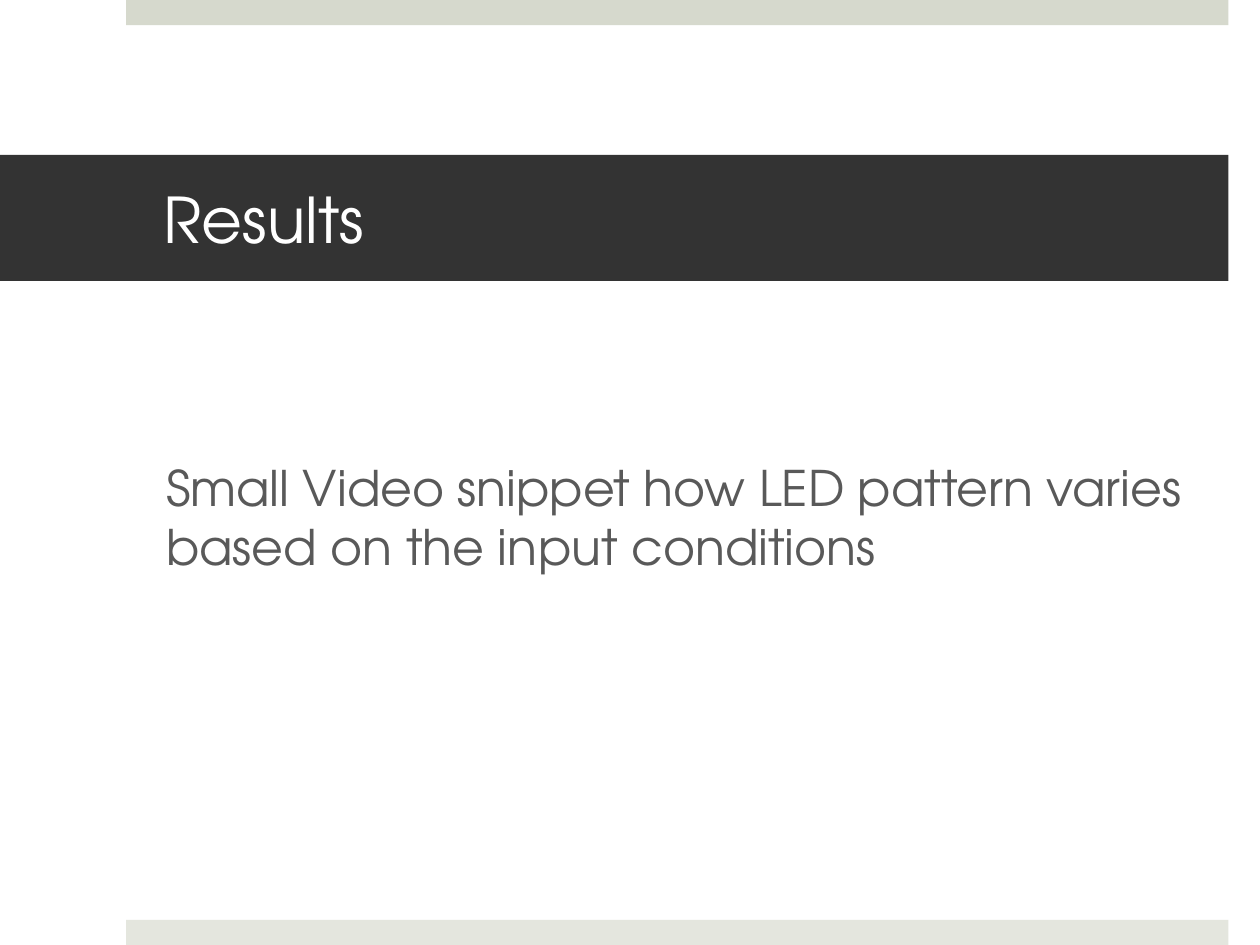
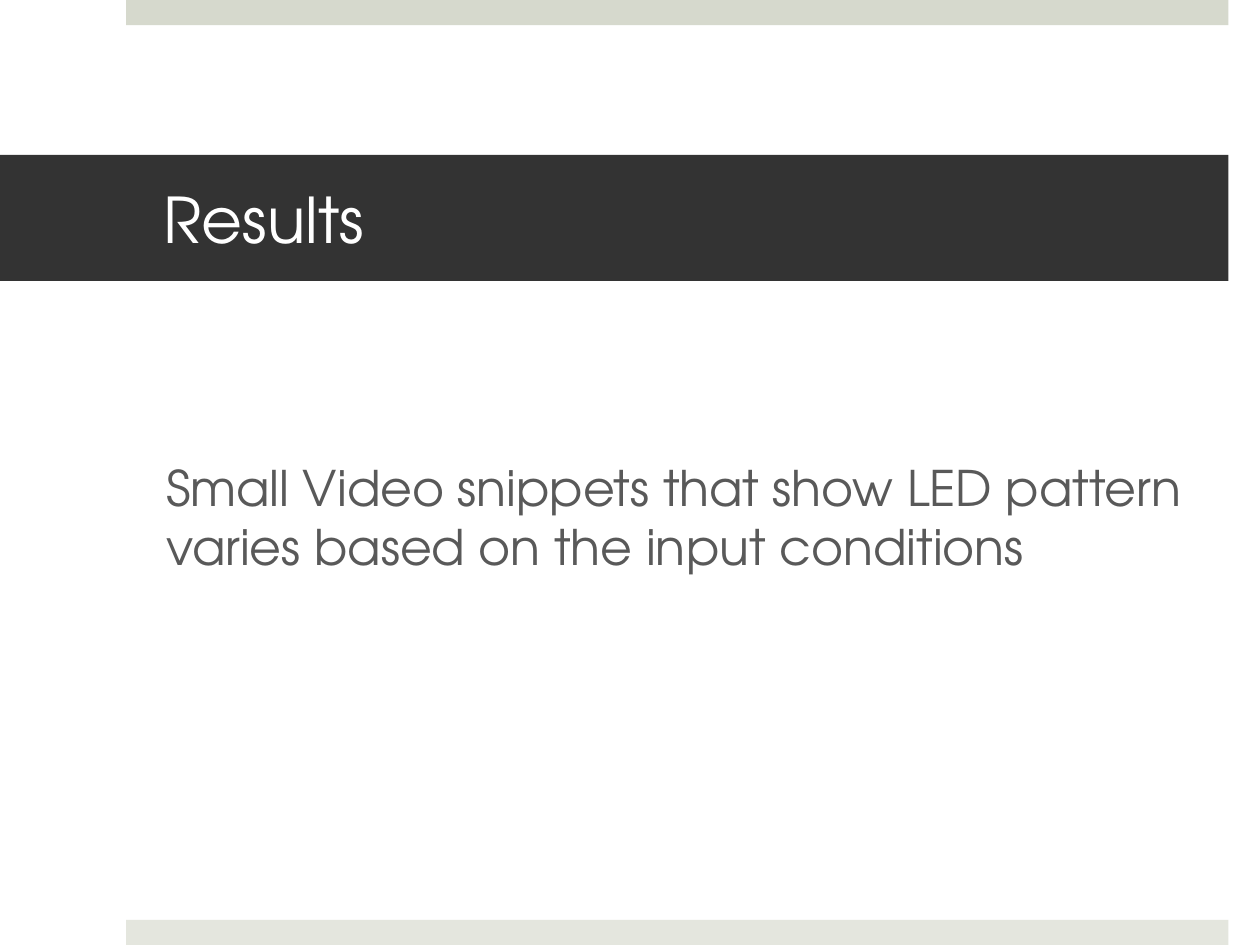
Before and after one commit to sasmita/QuantumLight, a slide deck: slide 9 of QL_Presentation1.pptx (slide 10 before the commit). Drawn at 1260x945 pixels with LibreOffice and Linux fonts; fonts in the diff are those of the drawing. Boxes give left, top, right and bottom in pixels: in the first picture for what was removed or moved away, otherwise in the second. Text is boxed around its words. In the diff, an @@ line names an element or a change of style, - is before the commit and + after.

```diff
--- a/QL_Presentation1.pptx
+++ b/QL_Presentation1.pptx
@@ text at (166,469,1181,575): text changed @@
-Small Video snippet how LED pattern varies based on the input conditions
+Small Video snippets that show LED pattern varies based on the input conditions
```
Also in this commit, not shown: 3 other slides changed, 3 slides added, 1 slide removed.
